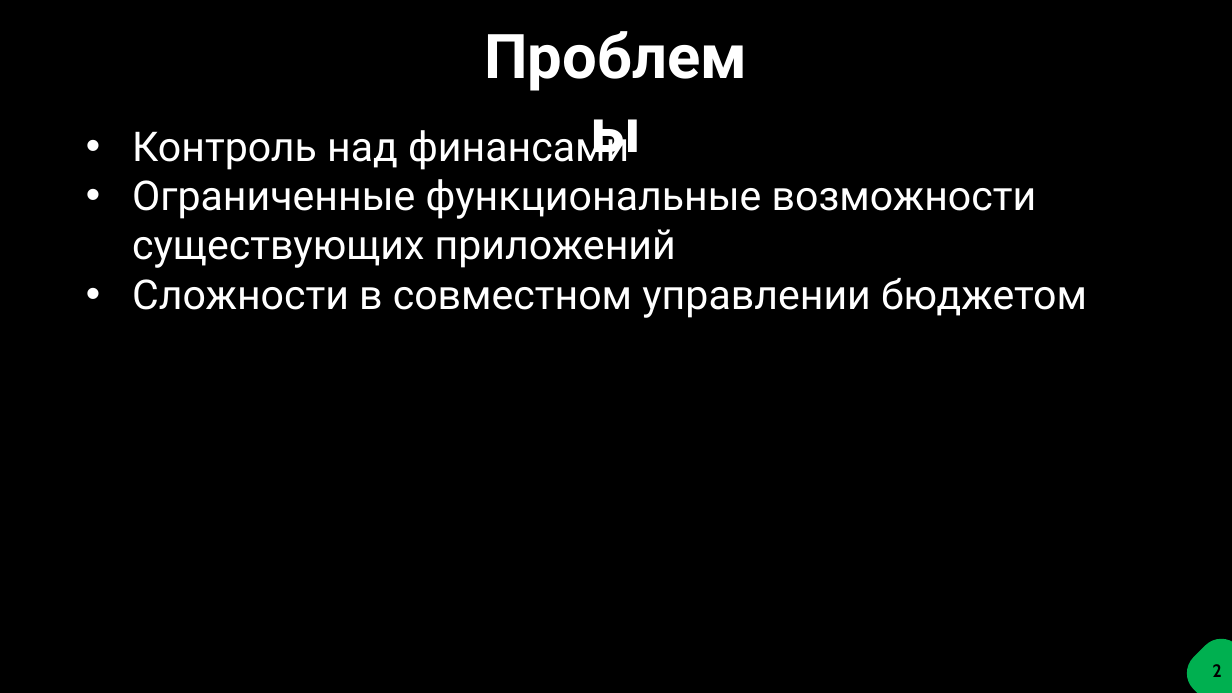
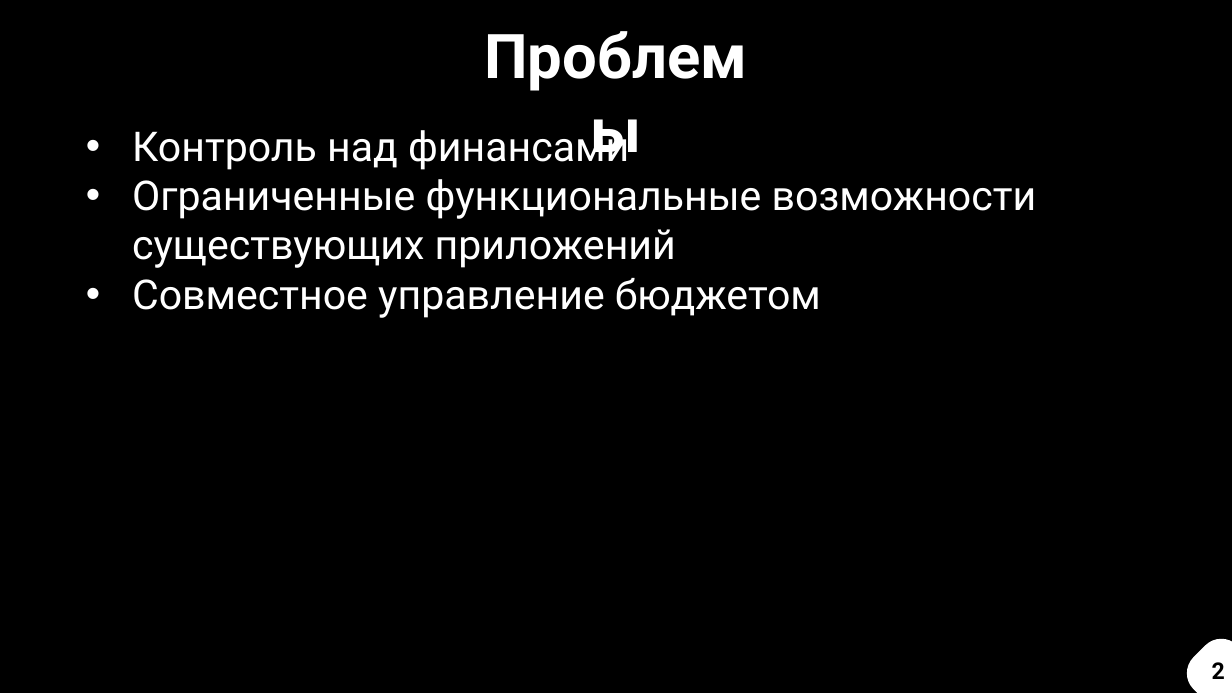
Before and after one commit to dany0k/TP-5.2-2, a slide deck: slide 2 of docs/TP-monseratt.pptx. Drawn at 1232x693 pixels with LibreOffice and Linux fonts; fonts in the diff are those of the drawing. Boxes give left, top, right and bottom in pixels: in the first picture for what was removed or moved away, otherwise in the second. Text is boxed around its words. In the diff, an @@ line names an element or a change of style, - is before the commit and + after.

```diff
--- a/docs/TP-monseratt.pptx
+++ b/docs/TP-monseratt.pptx
@@ text at (132,278,821,318): text changed @@
-• Сложности в совместном управлении бюджетом
+• Совместное управление бюджетом
@@ freeform shape at (1178,630,1232,693): fill #00B050 to #FFFFFF @@
@@ text "2" at (1212,662,1225,679): size 14 to 18 pt, font Cabin to Roboto @@
```
Also in this commit, not shown: 14 other slides changed, 4 other files.
